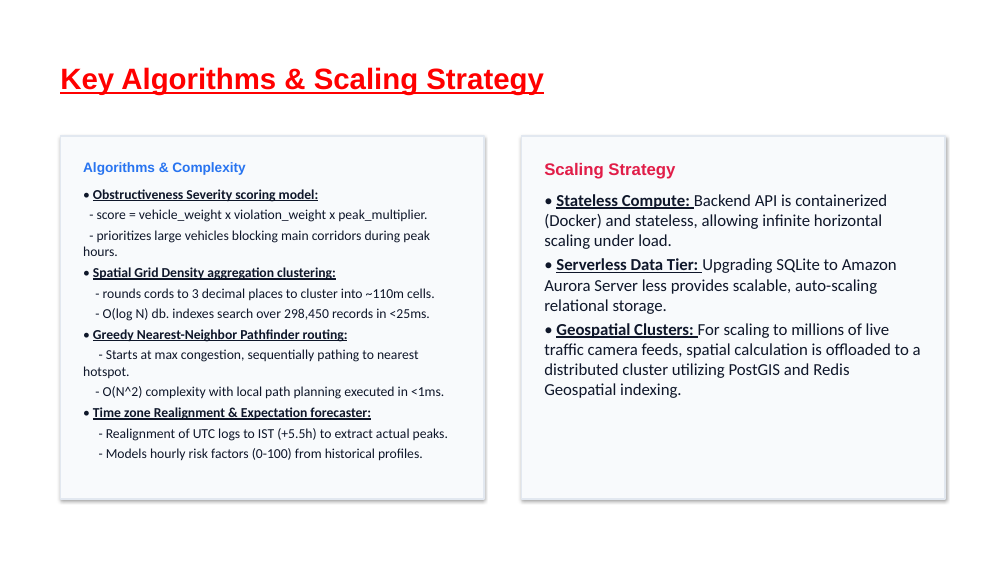
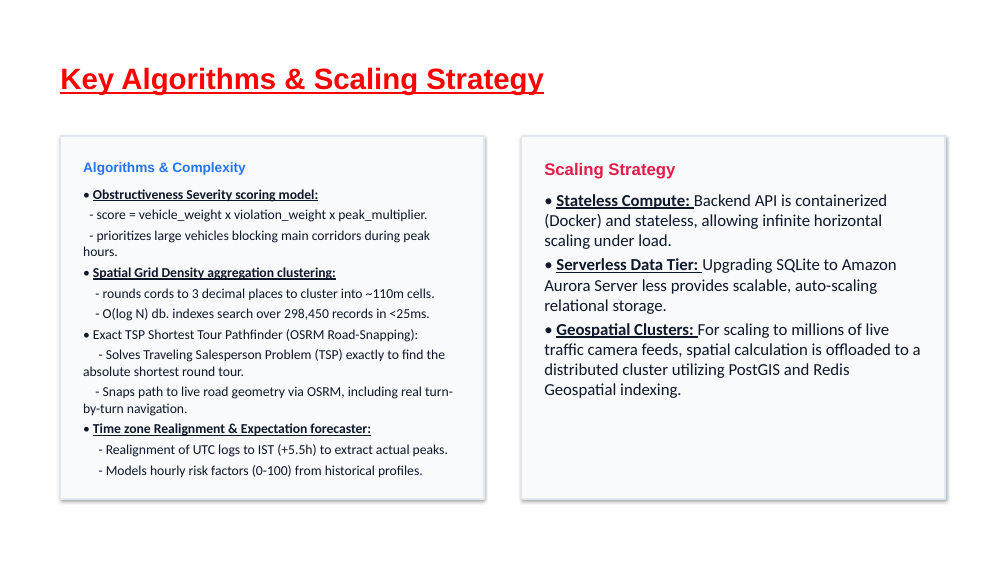
Before and after one commit to sb01022006/ai-parking-congestion-intelligence, a slide deck: slide 8 of Flikart_Grid_Lock_hackathon_Round_2_Confluent.pptx. Drawn at 1008x567 pixels with LibreOffice and Linux fonts; fonts in the diff are those of the drawing; background and template pictures are left out. Boxes give left, top, right and bottom in pixels: in the first picture for what was removed or moved away, otherwise in the second. Text is boxed around its words. In the diff, an @@ line names an element or a change of style, - is before the commit and + after.

Commit message:
Update presentation text for exact TSP and snapped routing while preserving original formatting

```diff
--- a/Flikart_Grid_Lock_hackathon_Round_2_Confluent.pptx
+++ b/Flikart_Grid_Lock_hackathon_Round_2_Confluent.pptx
@@ text at box(83, 329, 453, 416): text changed @@
-• Greedy Nearest-Neighbor Pathfinder routing:
-- Starts at max congestion, sequentially pathing to nearest hotspot.
-- O(N^2) complexity with local path planning executed in <1ms.
+• Exact TSP Shortest Tour Pathfinder (OSRM Road-Snapping):
+- Solves Traveling Salesperson Problem (TSP) exactly to find the absolute shortest round tour.
+- Snaps path to live road geometry via OSRM, including real turn-by-turn navigation.
```
Also in this commit, not shown: 5 other slides changed.
